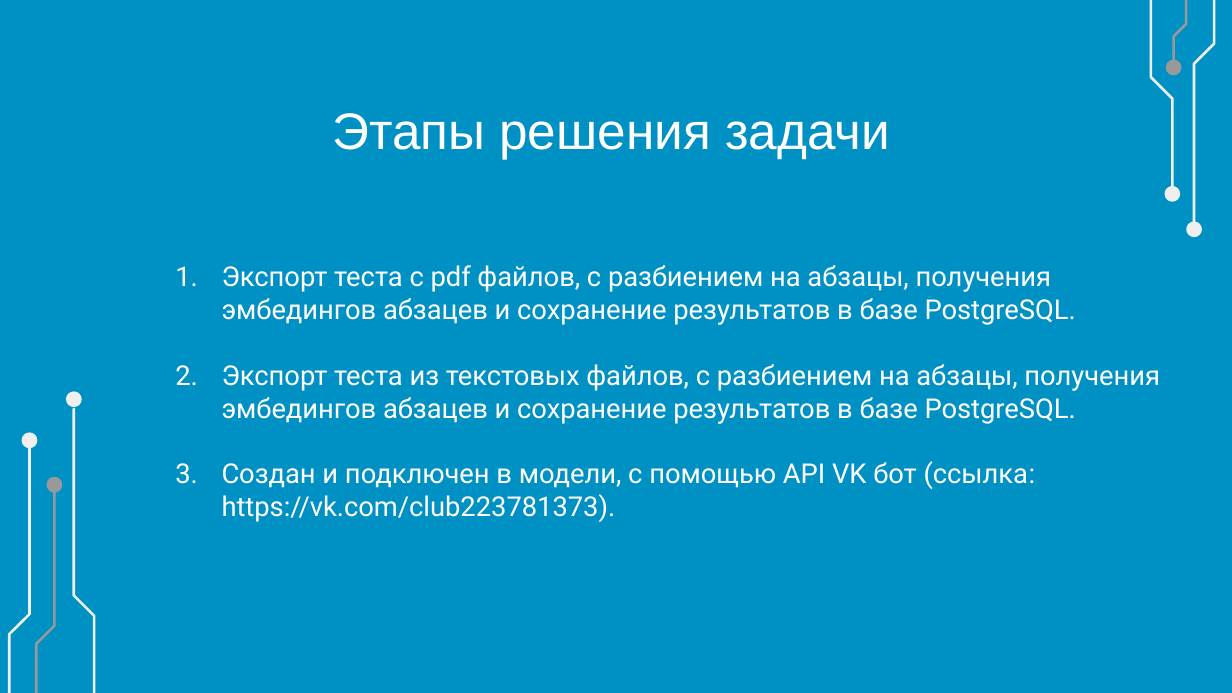
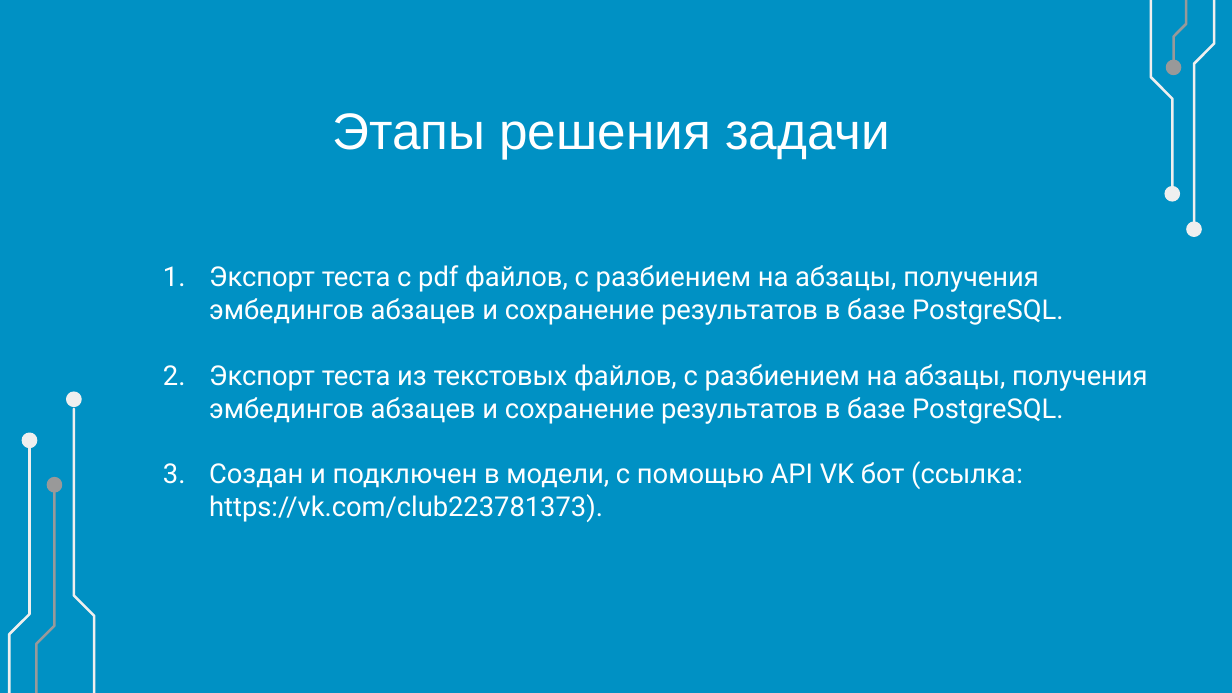
Before and after one commit to VladKhv/LDT, a slide deck: slide 4 of ЛЦТ през network 2.pptx. Drawn at 1232x693 pixels with LibreOffice and Linux fonts; fonts in the diff are those of the drawing; background and template pictures are left out. Boxes give left, top, right and bottom in pixels: in the first picture for what was removed or moved away, otherwise in the second. Text is boxed around its words. In the diff, an @@ line names an element or a change of style, - is before the commit and + after.

```diff
--- a/ЛЦТ през network 2.pptx
+++ b/ЛЦТ през network 2.pptx
@@ subtitle "Экспорт теста с pdf файлов, ..." moved from (x1=222, y1=265, x2=1160, y2=489) to (x1=209, y1=265, x2=1148, y2=489) @@
```
Also in this commit, not shown: 7 other slides changed, 1 slide added.
